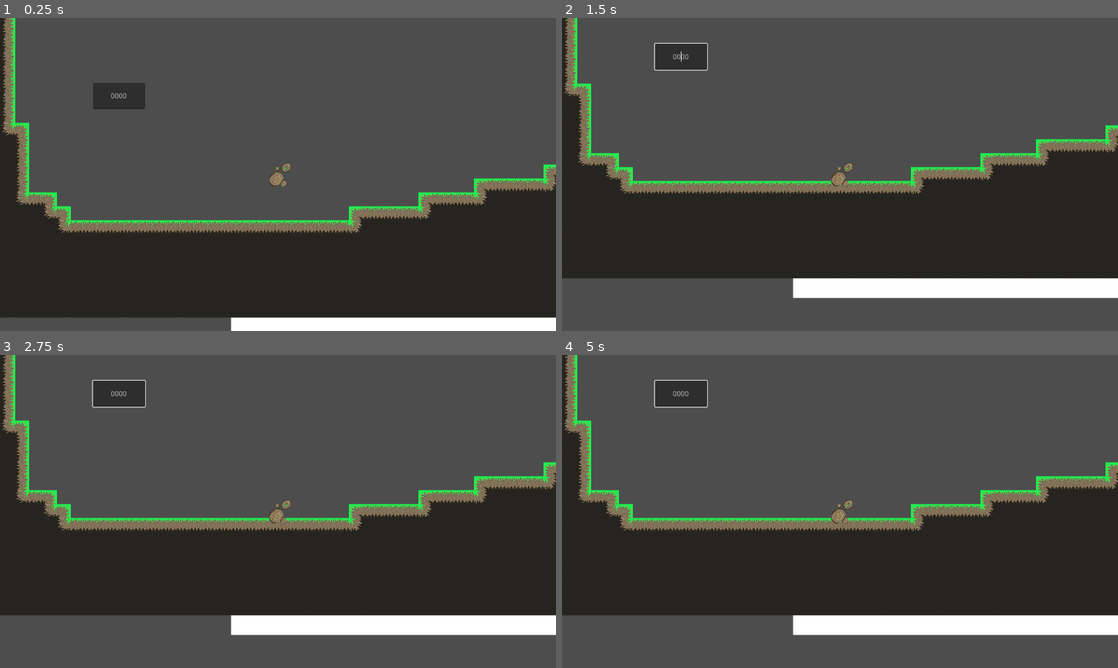
Above: before the commit, frames 1-4 (two rows, left to right).
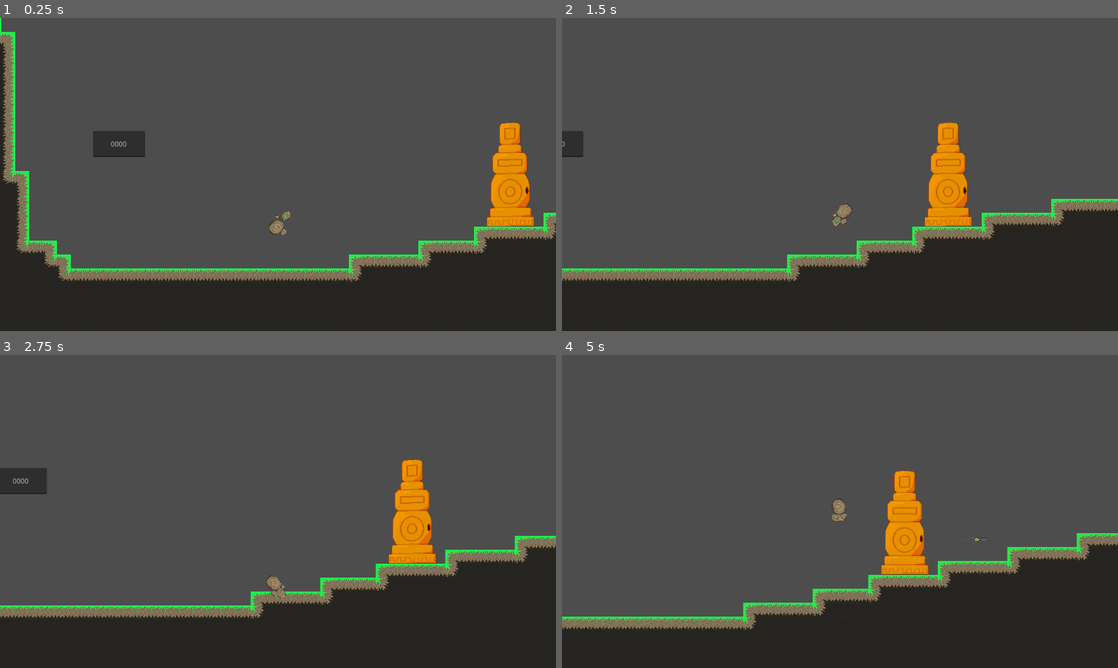
Above: after the commit, the same moments.

Repository: YhagoTomasini/LivreJam025
Game: Godot game, scene res://Scenes/main.tscn
Two runs of this game, one before a commit and one after it. Both use one fixed random seed, a clock stepped at 60 frames per second and the inputs below.
Inputs (mouse positions are in pixels of both pictures, inside the frame that each line leads up to):
- Up to frame 1 (0.25 s): no input
- Up to frame 2 (1.5 s): move the mouse to (678, 55) at 0.52 s; press the mouse at (678, 55) at 0.53 s; hold Right (ui_right) from 0.53 s (still down); tap Up (ui_up) at 0.77 s; move the mouse to (728, 190) at 1.27 s; release the mouse at (728, 190) at 1.28 s; click (728, 190) at 1.35 s
- Up to frame 3 (2.75 s): tap Up (ui_up) at 1.52 s; move the mouse to (333, 442) at 2.02 s; release Right (ui_right) at 2.03 s; press the mouse at (333, 442) at 2.03 s; hold Left (ui_left) from 2.03 s (still down)
- Up to frame 4 (5 s): move the mouse to (812, 574) at 2.77 s; release Left (ui_left) at 2.78 s; release the mouse at (812, 574) at 2.78 s; hold Right (ui_right) 2.78-4.28 s; click (812, 574) at 2.85 s; tap Up (ui_up) at 3.02, 3.77, 4.52 s; move the mouse to (1006, 558) at 3.52 s; press the mouse at (1006, 558) at 3.53 s; move the mouse to (673, 464) at 4.27 s; release the mouse at (673, 464) at 4.28 s; hold Left (ui_left) from 4.28 s (still down); click (673, 464) at 4.35 s

The runs differ from the first frame. In frame 1, 27% of the frame differs, in the area x 0-100%, y 0-100%; in frame 2, 48%; in frame 3, 49%; in frame 4, 49%.

Commit message:
ultimo commit do sabdo

Diff:
--- a/Prefabs/totem_atirador.tscn
+++ b/Prefabs/totem_atirador.tscn
@@ -19,6 +19,7 @@
 
 [node name="colisao" type="CollisionShape2D" parent="."]
 shape = SubResource("RectangleShape2D_r3f1f")
+disabled = true
 
 [node name="spawn_do_tiro" type="Marker2D" parent="."]
 position = Vector2(38, 38)
--- a/Scenes/main.tscn
+++ b/Scenes/main.tscn
@@ -2,10 +2,10 @@
 
 [ext_resource type="Script" uid="uid://hnnedxkee0th" path="res://Scripts/main.gd" id="1_bo1nx"]
 [ext_resource type="PackedScene" uid="uid://b0xvsyyppr2be" path="res://Prefabs/golem.tscn" id="1_jjgbg"]
-[ext_resource type="Script" uid="uid://b6ftgsm6a3f8p" path="res://Scripts/colisor_text_box.gd" id="3_8gbba"]
+[ext_resource type="Script" path="res://Scenes/colisor_text_box.gd" id="3_8gbba"]
 [ext_resource type="Script" uid="uid://b5nx4oysbgg26" path="res://Scripts/control.gd" id="4_kry3j"]
-[ext_resource type="PackedScene" path="res://Scenes/moving_plataform.tscn" id="6_21xkr"]
-[ext_resource type="PackedScene" path="res://Prefabs/totem_atirador.tscn" id="7_6bp64"]
+[ext_resource type="PackedScene" uid="uid://kjmn82yeideq" path="res://Scenes/moving_plataform.tscn" id="6_21xkr"]
+[ext_resource type="PackedScene" uid="uid://csmantk15jjj0" path="res://Prefabs/totem_atirador.tscn" id="7_6bp64"]
 [ext_resource type="Texture2D" uid="uid://87uggv1tvkjd" path="res://Images/tilemap_grama.png" id="8_344ge"]
 
 [sub_resource type="CanvasTexture" id="CanvasTexture_bo1nx"]
@@ -127,7 +127,7 @@
 scale = Vector2(0.3, 0.3)
 
 [node name="totem_atirador" parent="." instance=ExtResource("7_6bp64")]
-position = Vector2(921, 522)
+position = Vector2(636, 240)
 
 [node name="TileMap" type="TileMap" parent="."]
 position = Vector2(200, -120)
@@ -139,6 +139,13 @@
 position = Vector2(101, 322)
 
 [node name="Camera2D" type="Camera2D" parent="Golem"]
+limit_left = -700
+limit_bottom = 600
+limit_smoothed = true
+drag_left_margin = 0.3
+drag_right_margin = 0.3
+editor_draw_limits = true
+editor_draw_drag_margin = true
 
 [node name="ColisorTextBox" type="Area2D" parent="."]
 position = Vector2(-265, 170)
Not shown: 1 places in Scenes/menu_start.tscn that only renumber resources
